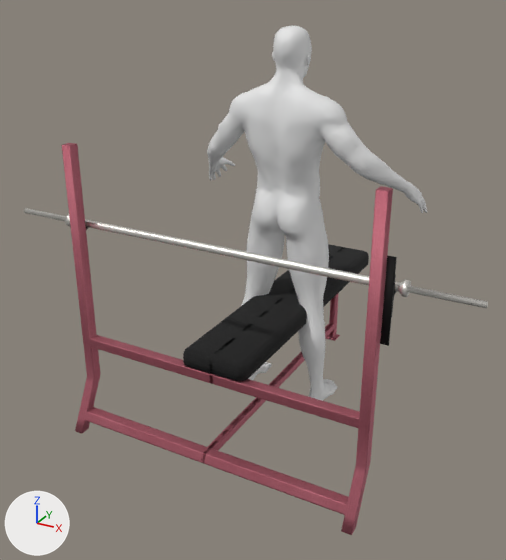
An edit to the glTF model static/animations/Flat_Bench/Flat_Bench.glb, drawn before and after from the same camera.
Rendered twice from a 50 mm camera at (1.38, -2.8, 2.01) aimed at (-0.09, -0.13, 0.67). Arrows for +X, +Y and +Z are at lower left; the lights stay in place. The picture after the commit comes second. Vertices at exactly the same position are counted once.

Names of what the first picture shows: 'Base', 'base_mesh_muscular_male_game_engine-male_muscle_13290.002'.
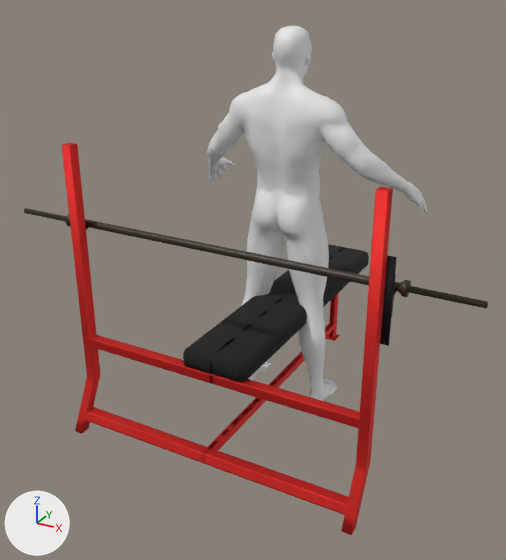
Changed parts and their boxes (x1, y1, x2, y2) in the pictures (506 x 560 px):
```json
{"object": "Base", "change": "surface changed", "before": [24, 143, 488, 535], "after": [24, 143, 488, 535]}
{"part": 1, "of": "me_plane_018", "change": "reshaped", "before": [201, 297, 334, 462], "after": [201, 297, 334, 462]}
{"part": 2, "of": "me_plane_018", "change": "recoloured", "before": [24, 208, 488, 308], "after": [24, 208, 488, 308]}
```

The change, as JSON lines over the scene's bpy script:
```json
{"op": "add", "block": "img_metal_9_roughness_1k", "code": ["img_metal_9_roughness_1k = load_image('metal_9_roughness-1K', '_unpacked/metal_9_roughness-1K', 1024, 1024, 'Non-Color')"]}
{"op": "add", "block": "img_metal_9_basecolor_1k_dark", "code": ["img_metal_9_basecolor_1k_dark = load_image('metal_9_basecolor-1K-dark', '_unpacked/metal_9_basecolor-1K-dark', 1024, 1024, 'sRGB')"]}
{"op": "add", "block": "img_metal_10_basecolor_1k_darker", "code": ["img_metal_10_basecolor_1k_darker = load_image('metal_10_basecolor-1K-darker', '_unpacked/metal_10_basecolor-1K-darker', 1024, 1024, 'sRGB')"]}
{"op": "add", "block": "img_metal_10_metallic_1k", "code": ["img_metal_10_metallic_1k = load_image('metal_10_metallic-1K', '_unpacked/metal_10_metallic-1K', 1024, 1024, 'Non-Color')"]}
{"block": "mat_red_metal", "change": "nodes: BsdfPrincipled, OutputMaterial, TexImage"}
{"block": "mat_red_metal", "change": "uses the picture img_metal_10_basecolor_1k"}
{"block": "mat_red_metal", "change": "nodes: BsdfPrincipled, Math, OutputMaterial, SeparateColor, TexImage x2"}
{"block": "mat_red_metal", "change": "uses the picture img_metal_10_basecolor_1k_darker"}
{"block": "mat_red_metal", "change": "uses the picture img_metal_10_metallic_1k"}
{"op": "add", "block": "mat_metal_brown", "code": ["mat_metal_brown = bpy.data.materials.new('Metal Brown')", "# uses the picture img_metal_9_basecolor_1k_dark", "# uses the picture img_metal_9_roughness_1k"]}
{"block": "me_plane_018", "where": "# used by ob_base; location = (0.0, 0.0, 0.0)"}
{"op": "remove", "block": "me_plane_018", "code": "me_plane_018.from_pydata(...)  # 1076 vertices, 2020 faces; spans x -1.05..1.05, y -0.78..0.83, z 0.0..1.35"}
{"op": "add", "block": "me_plane_018", "code": "me_plane_018.from_pydata(...)  # 1052 vertices, 1948 faces; spans x -1.05..1.05, y -0.78..0.83, z 0.0..1.35"}
{"block": "me_plane_018", "change": "me_plane_018 part 1"}
{"block": "me_plane_018", "change": "24 vertices are removed from x -0.01..0.01, y -0.74..0.67, z 0.07..0.1"}
{"block": "me_plane_018", "change": "142 faces are deleted"}
{"block": "me_plane_018", "change": "47 new faces join them, mat_red_metal"}
{"block": "me_plane_018", "change": "23 new faces join them, mat_leather"}
{"block": "me_plane_018", "change": "me_plane_018 part 2: 224 faces spanning x -1.05..1.05, y -0.61..-0.55, z 0.96..1.02 switch from mat_metal_gray to mat_metal_brown"}
```
